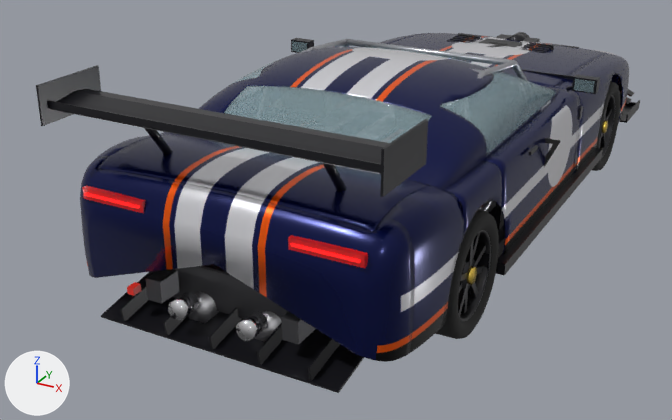
Before and after pictures for a commit that changed the glTF model godot/assets/longhood.glb.
Camera for both pictures: a 50 mm camera at (2.39, -5.47, 2.59) aimed at (-0.36, -0.47, 0.09). Arrows for +X, +Y and +Z are at lower left; the lights stay in place. The first picture is the older version. Where no turn or scale is listed for an object, it has been applied to the vertices. Vertices at exactly the same position are counted once.

In view in the first picture: 'Body_Rear', 'Bumper_R', 'Diffuser', 'Door_FR', 'Exhaust', 'Fender_R', 'Hood', 'RearWing', 'Rear_Glass', 'Roof_Pillars', 'Tire_RR', 'Trunk', 'Window_FR' and 34 more.
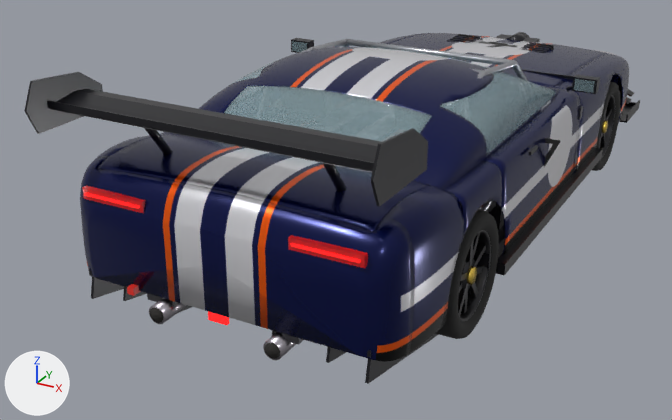
Pixel boxes [x1, y1, x2, y2] of what changed, in the pictures (672 x 420 px; the box of a moved part takes in the faces that stretch with it):
'RearWing', reshaped
    before: [36, 65, 428, 197]
    after: [24, 72, 428, 207]
'Diffuser', reshaped (33% wider)
    before: [101, 271, 364, 393]
    after: [89, 269, 439, 384]
'Exhaust', reshaped
    before: [168, 291, 282, 341]
    after: [149, 298, 296, 360]
part 1 of me_bumper_r, moved or reshaped (not visible before)
    after: [97, 264, 356, 355]
part 2 of me_diffuser, added
    after: [89, 269, 371, 358]
part 3 of me_diffuser, added
    after: [208, 311, 229, 325]
part 4 of me_diffuser, rebuilt (not visible afterwards)
    before: [101, 271, 364, 393]
part 5 of me_diffuser, deleted (black)
    before: [120, 285, 148, 322]
part 6 of me_diffuser, deleted (black)
    before: [307, 338, 340, 381]
part 7 of me_diffuser, deleted (black)
    before: [208, 308, 242, 350]
part 8 of me_diffuser, built on
    before: [163, 315, 282, 365]
    after: [91, 277, 439, 384]
part 9 of me_rearwing, rebuilt (18% wider)
    before: [380, 119, 428, 197]
    after: [371, 128, 428, 207]
part 10 of me_rearwing, rebuilt (21% wider)
    before: [36, 65, 101, 126]
    after: [24, 72, 103, 134]
part 11 of me_exhaust, added
    after: [150, 307, 164, 323]
part 12 of me_exhaust, added
    after: [265, 343, 280, 359]
part 13 of me_exhaust, moved or reshaped (mostly hidden afterwards)
    before: [170, 291, 282, 341]
    after: [149, 298, 282, 360]
part 14 of me_exhaust, recoloured
    before: [168, 292, 267, 341]
    after: [151, 300, 296, 360]
'FuelCell', unchanged, covered by the edit
    before: [173, 269, 289, 321]

Patch to the scene script:
```diff
--- a/godot/assets/longhood.glb.py
+++ b/godot/assets/longhood.glb.py
@@ mat_titanium @@
+mat_titanium = principled_material('titanium')
+mat_titanium.base_color = (0.46, 0.43, 0.48)  # grey #b5afb8
+mat_titanium.metallic = 1.0
+mat_titanium.roughness = 0.28
@@ me_bumper_r @@
 me_bumper_r.from_pydata(...)  # 1106 vertices, 2208 faces; spans x -0.94..0.94, y -2.32..-2.11, z 0.27..0.93
 # verts and faces of me_bumper_r; kept vertices keep their numbers, new ones are numbered from 1106
+# me_bumper_r part 1
+delete_faces([(486, 974, 487), (487, 974, 975), (432, 487, 975), (432, 975, 920)])
+faces += [(432, 487, 486), (920, 974, 975), (432, 486, 974), (432, 974, 920)]
 me_bumper_r.materials.append(mat_paint)
@@ me_diffuser @@
-me_diffuser.from_pydata(...)  # 48 vertices, 72 faces; spans x -0.7..0.7, y -2.39..-1.83, z 0.142..0.338
+me_diffuser.from_pydata(...)  # 72 vertices, 108 faces; spans x -0.82..0.82, y -2.318..-1.422, z 0.007..0.363
+# me_diffuser part 2: a new loose piece, a box spanning x -0.82..0.82, y -2.305..-2.275, z 0.327..0.363, in mat_carbon (black #1d1d22)
+# me_diffuser part 3: a new loose piece, a box spanning x -0.055..0.055, y -2.318..-2.298, z 0.28..0.33, in mat_ledred (red #ff0000, glowing red #ff2727)
+# me_diffuser part 4: the loose piece of 8 vertices spanning x -0.7..0.7, y -2.382..-1.838, z 0.145..0.255 is rebuilt with 8 vertices and now spans x -0.82..0.82, y -2.301..-1.439, z 0.144..0.346
+# me_diffuser part 5: the loose piece of 8 vertices spanning x -0.556..-0.544, y -2.39..-1.83, z 0.142..0.338 is deleted
+# me_diffuser part 6: the loose piece of 8 vertices spanning x 0.544..0.556, y -2.39..-1.83, z 0.142..0.338 is deleted
+# me_diffuser part 7: the loose piece of 8 vertices spanning x -0.006..0.006, y -2.39..-1.83, z 0.142..0.338 is deleted
+# me_diffuser part 8: 16 vertices removed from x -0.281..0.281, y -2.39..-1.83, z 0.142..0.338; 48 vertices added at x -0.818..0.818, y -2.318..-1.422, z 0.007..0.363
 me_diffuser.materials.append(mat_carbon)
+me_diffuser.materials.append(mat_ledred)  # red #ff0000, glowing red #ff2727
@@ me_rearwing @@
-me_rearwing.from_pydata(...)  # 82 vertices, 140 faces; spans x -0.92..0.92, y -2.41..-1.94, z 0.91..1.36
+me_rearwing.from_pydata(...)  # 94 vertices, 164 faces; spans x -0.92..0.92, y -2.5..-1.94, z 0.91..1.39
+# me_rearwing part 9: the loose piece of 8 vertices spanning x 0.9..0.92, y -2.41..-1.99, z 1.16..1.36 is rebuilt with 14 vertices and now spans x 0.9..0.92, y -2.5..-1.98, z 1.13..1.39
+# me_rearwing part 10: the loose piece of 8 vertices spanning x -0.92..-0.9, y -2.41..-1.99, z 1.16..1.36 is rebuilt with 14 vertices and now spans x -0.92..-0.9, y -2.5..-1.98, z 1.13..1.39
 me_rearwing.materials.append(mat_carbon)
@@ me_exhaust @@
-me_exhaust.from_pydata(...)  # 248 vertices, 472 faces; spans x -0.28..0.28, y -2.38..1.01, z 0.15..0.37
+me_exhaust.from_pydata(...)  # 344 vertices, 656 faces; spans x -0.39..0.39, y -2.37..1.01, z 0.15..0.44
+# me_exhaust part 11: a new loose piece, a 20-sided cylinder along y spanning x -0.381..-0.299, y -2.367..-2.355, z 0.209..0.291, in mat_soot (dark grey #302f2d)
+# me_exhaust part 12: a new loose piece, a 20-sided cylinder along y spanning x 0.299..0.381, y -2.367..-2.355, z 0.209..0.291, in mat_soot (dark grey #302f2d)
+# me_exhaust part 13: 179 vertices moved from x -0.28..0.28, y -2.38..-1.68, z 0.16..0.37 to x -0.39..0.39, y -2.36..-1.41, z 0.2..0.44; 7 vertices removed from x -0.22..0.25, y -2.38..-2.26, z 0.32..0.37; 23 vertices added at x -0.39..0.34, y -2.36..-2.16, z 0.2..0.3
+# me_exhaust part 14: 77 faces spanning x -0.39..0.39, y -2.36..-2.16, z 0.2..0.3 switch from mat_chrome (white #ededf1) to mat_titanium (grey #b5afb8)
 me_exhaust.materials.append(mat_steel)
+me_exhaust.materials.append(mat_soot)  # dark grey #302f2d
```
